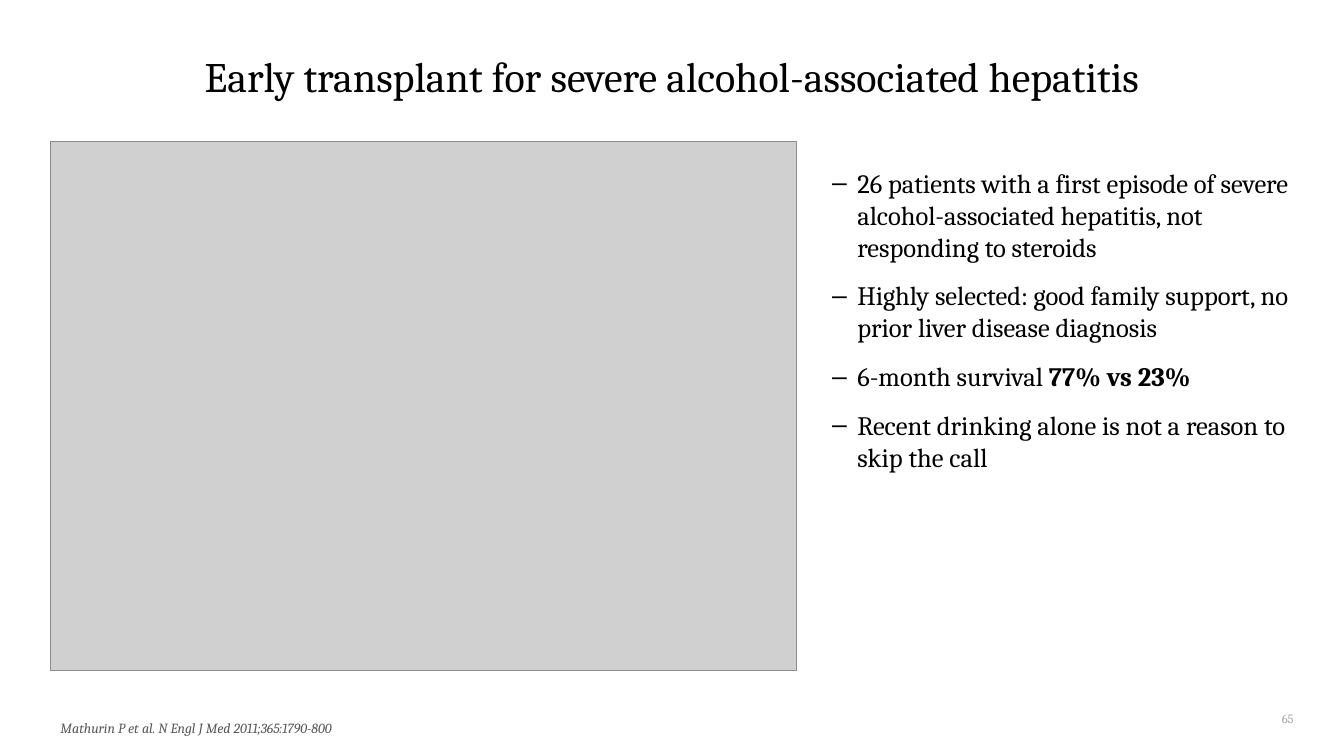
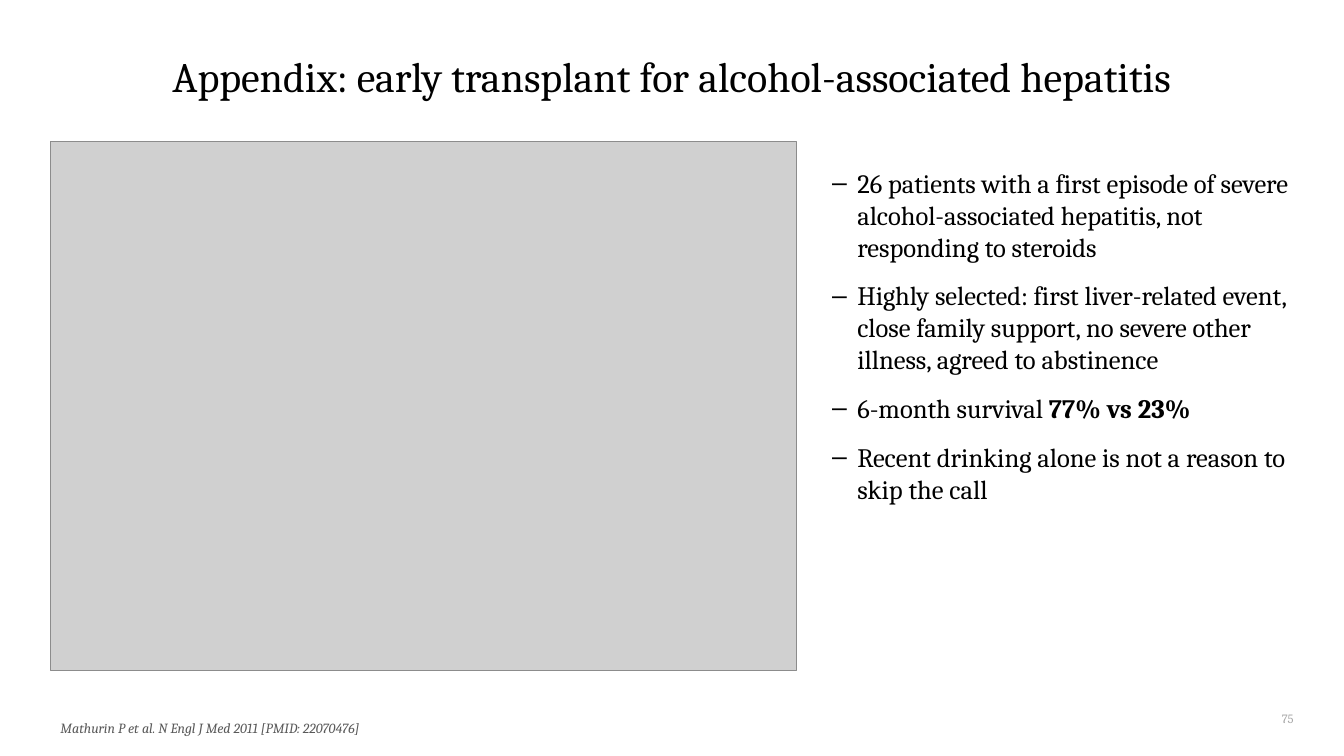
Before and after one commit to qaddodi/mohammad-almeqdadi-lectures, a slide deck: slide 75 of lectures/acute-liver-failure-aclf-in-icu/ALF and ACLF in the ICU.pptx (slide 65 before the commit). Drawn at 1344x756 pixels with LibreOffice and Linux fonts; fonts in the diff are those of the drawing; grey boxes stand for pictures. Boxes give left, top, right and bottom in pixels: in the first picture for what was removed or moved away, otherwise in the second. Text is boxed around its words. In the diff, an @@ line names an element or a change of style, - is before the commit and + after.

```diff
--- a/lectures/acute-liver-failure-aclf-in-icu/ALF and ACLF in the ICU.pptx
+++ b/lectures/acute-liver-failure-aclf-in-icu/ALF and ACLF in the ICU.pptx
@@ title at <box>172,62,1170,101</box>: text changed @@
-Early transplant for severe alcohol-associated hepatitis
+Appendix: early transplant for alcohol-associated hepatitis
@@ text at <box>857,286,1287,375</box>: text changed @@
-– Highly selected: good family support, no prior liver disease diagnosis
+– Highly selected: first liver-related event, close family support, no severe other illness, agreed to abstinence
@@ page number at <box>1282,715,1294,723</box>: text changed @@
-65
+75
@@ text at <box>60,723,360,736</box>: text changed @@
-Mathurin P et al. N Engl J Med 2011;365:1790-800
+Mathurin P et al. N Engl J Med 2011 [PMID: 22070476]
```
Also in this commit, not shown: 33 other slides changed, 5 slides added, 1 slide removed, 2 other files.
